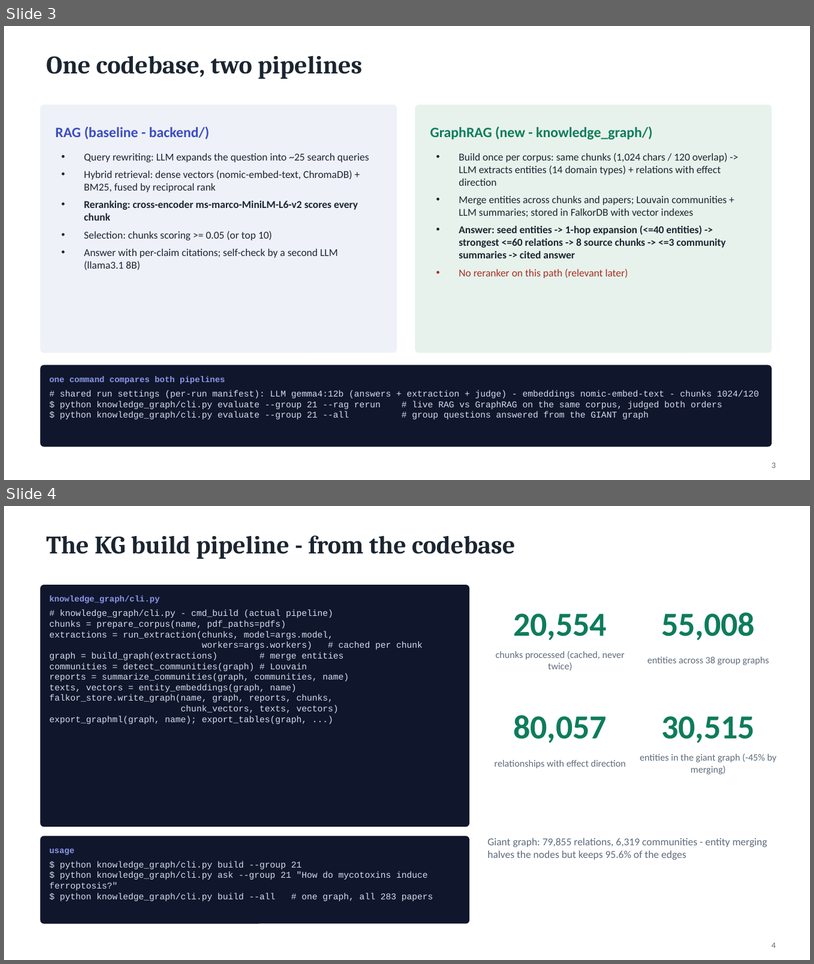
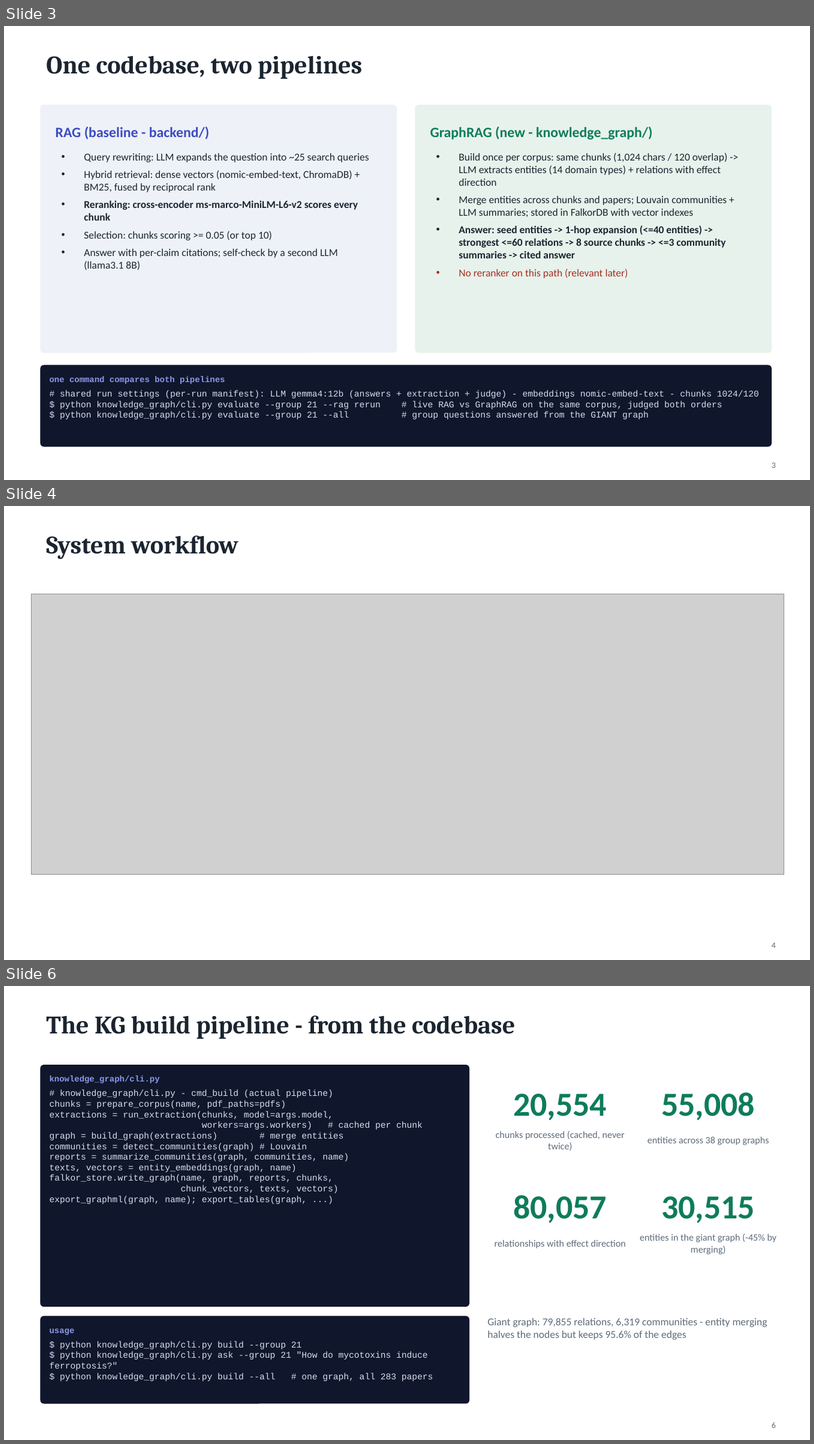
Before and after one commit to ssrikar1503/directed-studies-kgcompass, a slide deck: KGCompass_Midpoint_Presentation.pptx. Shown one above the other, each under a label of ours: slides 3 and 4 before the commit, slides 3, 4 and 6 after it; the slides between them are not shown. The pictures are 814x964 and 814x1444 pixels, drawn with LibreOffice and Linux fonts; fonts in the diff are those of the drawing; grey boxes stand for pictures. Boxes give left, top, right and bottom in pixels: in the first picture for what was removed or moved away, otherwise in the second. Text is boxed around its words. In the diff, an @@ line names an element or a change of style, - is before the commit and + after.

Commit message:
Add KG/RAG sample visuals and workflow diagram slides to midpoint deck

```diff
--- a/KGCompass_Midpoint_Presentation.pptx
+++ b/KGCompass_Midpoint_Presentation.pptx
@@ slide 4 added at (4,506,810,960), background #FFFFFF @@
@@ title added at (46,535,239,559), 30 pt, text #1B2530, bold @@
+System workflow
@@ picture added at (31,594,785,874) @@
@@ page number added at (772,942,776,948), 10 pt, text #5E6B7A @@
+4
@@ what was slide 4 is now slide 6 @@
@@ page number at (772,1422,776,1428): text changed @@
-4
+6
```
Also in this commit, not shown: 2 slides changed, 3 other slides added, 4 other files.
